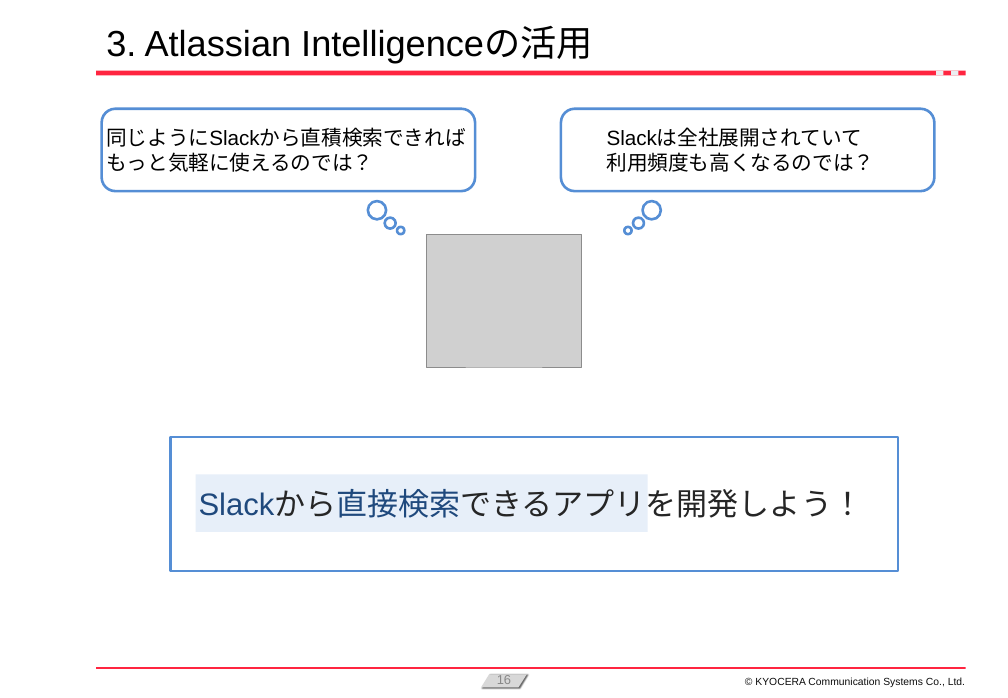
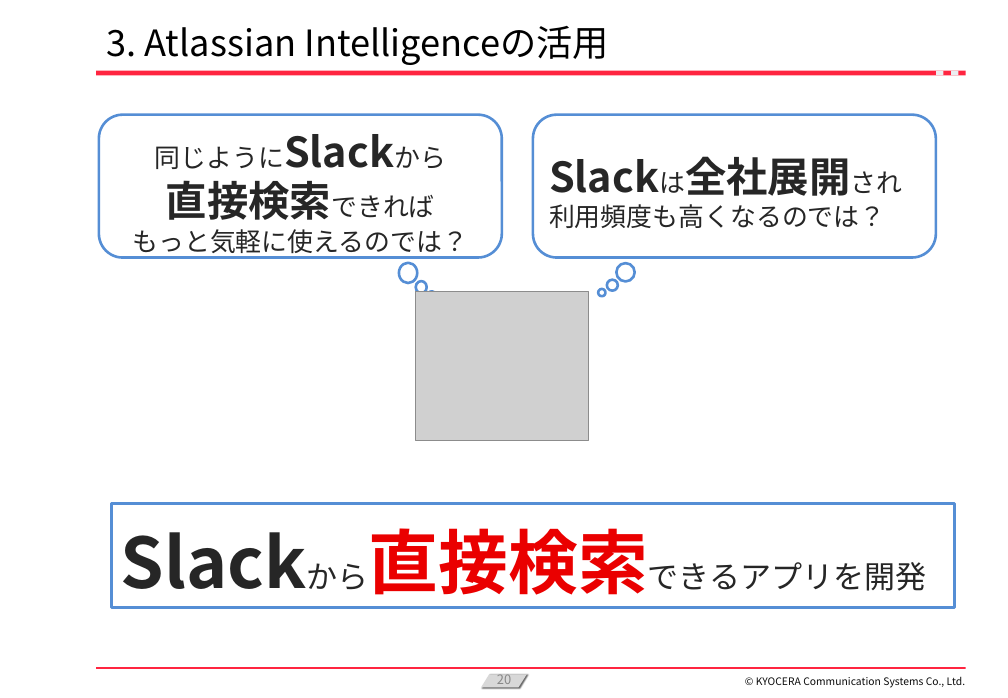
Before and after one commit to KanataOsako/SCSA, a slide deck: slide 20 of src/研究レポート/業務改善【大迫かなた】2024年予選会資料.pptx (slide 16 before the commit). Drawn at 1008x698 pixels with LibreOffice and Linux fonts; fonts in the diff are those of the drawing; grey boxes stand for pictures; background and template pictures are left out. Boxes give left, top, right and bottom in pixels: in the first picture for what was removed or moved away, otherwise in the second. Text is boxed around its words. In the diff, an @@ line names an element or a change of style, - is before the commit and + after.

```diff
--- a/src/研究レポート/業務改善【大迫かなた】2024年予選会資料.pptx
+++ b/src/研究レポート/業務改善【大迫かなた】2024年予選会資料.pptx
@@ title "3. Atlassian Intelligenceの活用" at [106,26,608,65]: font Arial to Noto Sans CJK JP @@
@@ rounded rectangle "同じようにSlackから": place and size @@
-rounded rectangle "同じようにSlackから" at [101,109,475,192]
+rounded rectangle "同じようにSlackから" at [99,114,502,258]
@@ rounded rectangle "Slackは全社展開され": place and size @@
-rounded rectangle "Slackは全社展開され" at [607,129,875,172]
+rounded rectangle "Slackは全社展開され" at [533,114,936,258]
@@ rounded rectangle "Slackは全社展開され" at [533,114,936,258]: vertical alignment top to middle; outline none to #558ED5 2 pt @@
@@ rounded rectangle removed at [561,109,934,192] @@
@@ text removed at [106,127,466,172] @@
-同じようにSlackから直積検索できれば
-もっと気軽に使えるのでは？
@@ text in rounded rectangle at [132,146,468,257]: text added @@
+同じようにSlackから
+直接検索できれば
+もっと気軽に使えるのでは？
@@ text in rounded rectangle at [607,129,862,147]: text changed; size 16 to 32 pt; font Arial to Noto Sans CJK JP; text colour #000000 to #262626; bold on @@
-Slackは全社展開されていて
+Slackは全社展開され
@@ text in rounded rectangle at [549,204,886,228]: size 16 to 20 pt, font Arial to Noto Sans CJK JP, text colour #000000 to #262626 in "利用頻度も高くなるのでは？" @@
@@ picture removed at [426,235,582,368] @@
@@ ellipse: place and size @@
-ellipse at [368,201,386,220]
+ellipse at [399,262,418,283]
@@ picture added at [415,291,589,440] @@
@@ ellipse: place and size @@
-ellipse at [384,218,396,229]
+ellipse at [416,281,427,293]
@@ ellipse: place and size @@
-ellipse at [397,227,405,235]
+ellipse at [428,291,436,300]
@@ 3 ellipses: place and size @@
-3 ellipses at [625,201,662,235]
+3 ellipses at [598,263,636,296]
@@ rectangle removed at [170,437,898,571] @@
@@ rectangle removed at [195,475,648,532] @@
@@ rectangle "Slackから直接検索できるアプリを開発": place and size @@
-rectangle "Slackから直接検索できるアプリを開発" at [199,491,864,518]
+rectangle "Slackから直接検索できるアプリを開発" at [112,504,954,608]
@@ rectangle "Slackから直接検索できるアプリを開発" at [112,504,954,608]: outline none to #558ED5 2.25 pt @@
@@ text in rectangle at [199,491,864,518]: text changed; font Arial to Noto Sans CJK JP @@
-Slackから直接検索できるアプリを開発しよう！
+Slackから直接検索できるアプリを開発
@@ page number at [497,674,511,689]: text changed; font Arial to Noto Sans CJK JP @@
-16
+20
@@ text "© KYOCERA Communication Systems Co., ..." at [756,677,965,688]: font Arial to Noto Sans CJK JP @@
```
Also in this commit, not shown: 22 other slides changed, 23 slides added, 6 slides removed, 2 other files.
